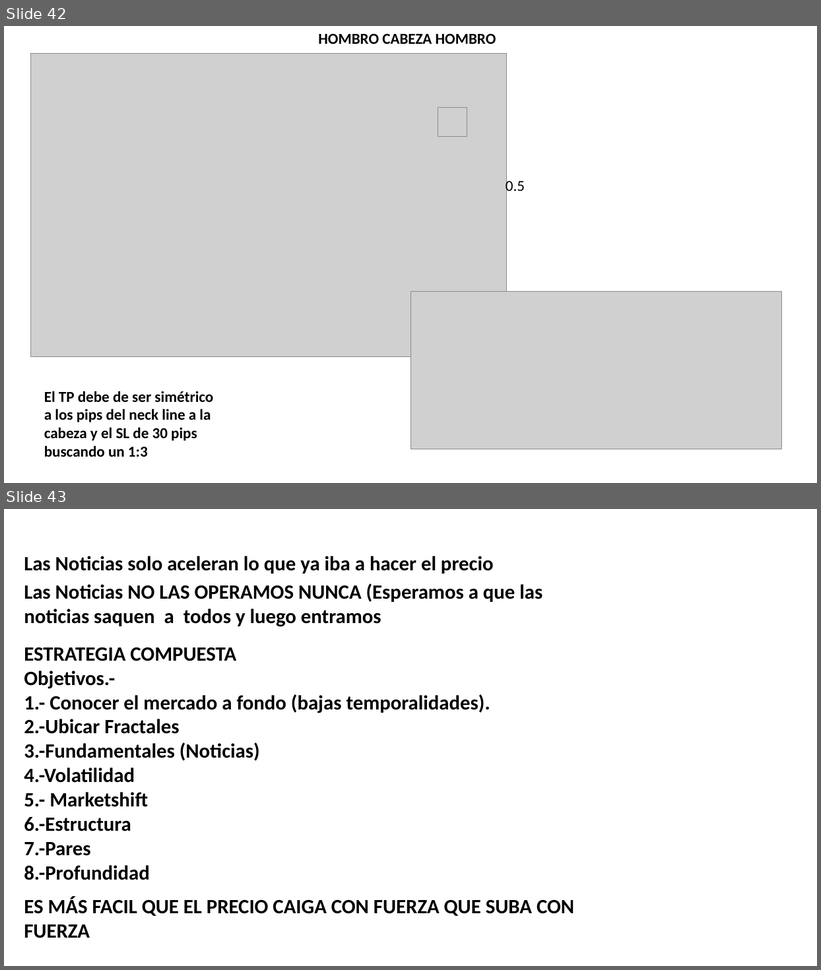
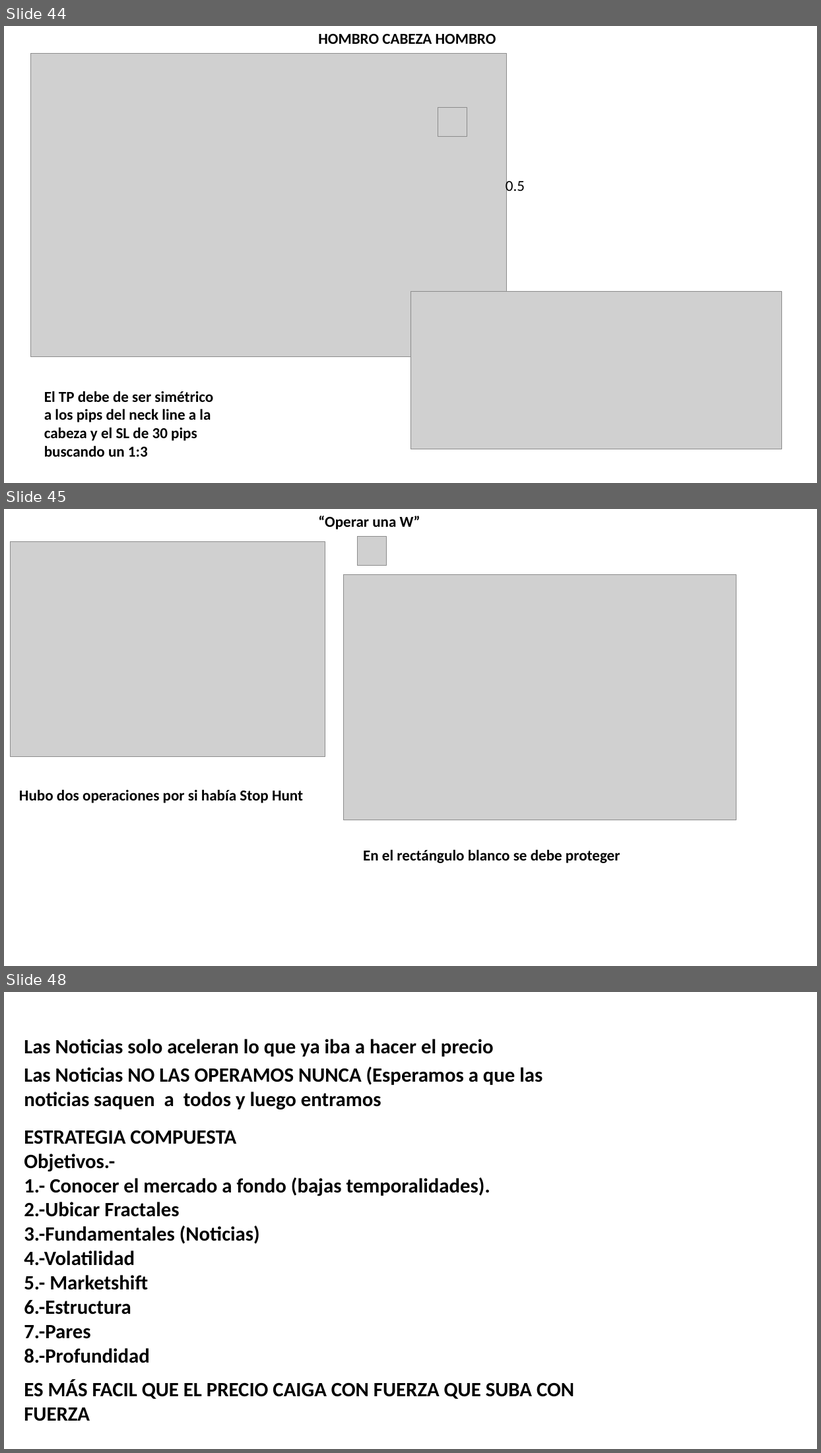
Before and after one commit to Edd1eware/Yields_Academy, a slide deck: Manual_YIELDS_ACADEMY.pptx. Shown one above the other, each under a label of ours: slides 42 and 43 before the commit, slides 44, 45 and 48 after it; the slides between them are not shown. The pictures are 821x970 and 821x1453 pixels, drawn with LibreOffice and Linux fonts; fonts in the diff are those of the drawing; grey boxes stand for pictures. Boxes give left, top, right and bottom in pixels: in the first picture for what was removed or moved away, otherwise in the second. Text is boxed around its words. In the diff, an @@ line names an element or a change of style, - is before the commit and + after.

```diff
--- a/Manual_YIELDS_ACADEMY.pptx
+++ b/Manual_YIELDS_ACADEMY.pptx
@@ slide 45 added at (x1=4, y1=509, x2=817, y2=966), background #FFFFFF @@
@@ text added at (x1=318, y1=516, x2=420, y2=529), 18 pt, text #000000, bold @@
+“Operar una W”
@@ picture added at (x1=10, y1=542, x2=325, y2=757) @@
@@ picture added at (x1=357, y1=537, x2=386, y2=566) @@
@@ picture added at (x1=343, y1=575, x2=736, y2=820) @@
@@ text added at (x1=19, y1=789, x2=303, y2=803), 18 pt, text #000000, bold @@
+Hubo dos operaciones por si había Stop Hunt
@@ text added at (x1=363, y1=850, x2=620, y2=863), 18 pt, text #000000, bold @@
+En el rectángulo blanco se debe proteger
@@ what was slide 42 is now slide 44 @@
@@ what was slide 43 is now slide 48 @@
```
Also in this commit, not shown: 1 slide changed, 4 other slides added.
